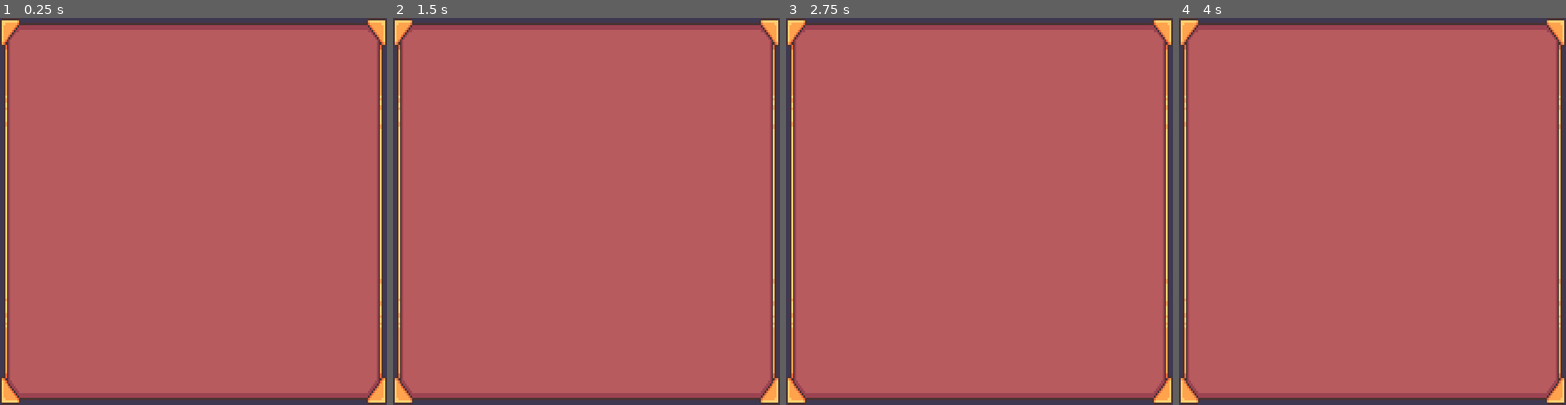
Above: before the commit, frames 1-4 (left to right).
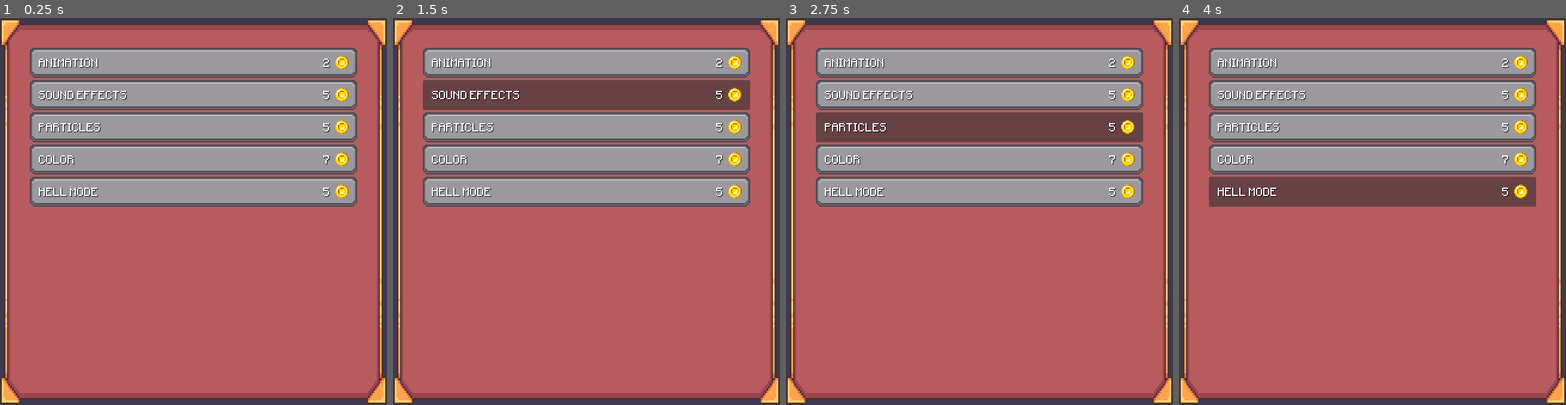
Above: after the commit, the same moments.

Repository: ofknee/the-messenger
Game: Godot game, scene res://scenes/shop.tscn
Two runs of this game, one before a commit and one after it. Both use one fixed random seed, a clock stepped at 60 frames per second and the inputs below. This scene is started directly instead of the project's main scene.
Inputs (mouse positions are in pixels of both pictures, inside the frame that each line leads up to):
- Up to frame 1 (0.25 s): no input
- Up to frame 2 (1.5 s): click (586, 64) at 0.5 s, where only the run after the commit has a clickable "ANIMATION"; click (586, 95) at 1.25 s, where only the run after the commit has a clickable "SOUND EFFECTS"
- Up to frame 3 (2.75 s): click (979, 126) at 2 s, where only the run after the commit has a clickable "PARTICLES"
- Up to frame 4 (4 s): click (1372, 161) at 2.75 s, where only the run after the commit has a clickable "COLOR"; click (1372, 192) at 3.5 s, where only the run after the commit has a clickable "HELL MODE"

The runs differ from the first frame. In frame 1, 33% of the frame differs, in the area x 7-93%, y 7-49%; in frame 2, 33%; in frame 3, 33%; in frame 4, 33%.

Commit message:
shop buttons

Diff:
--- a/project.godot
+++ b/project.godot
@@ -26,6 +26,7 @@
 window/size/mode=1
 window/stretch/mode="canvas_items"
 window/stretch/aspect="keep_width"
+window/defaults/default_clear_color=Color(0.3, 0.3, 0.3, 1)
 
 [editor_plugins]
 
--- a/resources/coin/basic_coin_anim.tres
+++ b/resources/coin/basic_coin_anim.tres
@@ -49,5 +49,5 @@
 }],
 "loop": 1,
 "name": &"coin",
-"speed": 10.0
+"speed": 5.0
 }]
--- a/resources/coin/level_two_coin_anim.tres
+++ b/resources/coin/level_two_coin_anim.tres
@@ -91,5 +91,5 @@
 }],
 "loop": 1,
 "name": &"default",
-"speed": 7.0
+"speed": 5.0
 }]
--- a/resources/tile_set.tres
+++ b/resources/tile_set.tres
@@ -2,8 +2,7 @@
 
 [ext_resource type="Texture2D" uid="uid://b3kqdss6qyo55" path="res://assets/environment/Kings and Pigs/Sprites/14-TileSets/Terrain (32x32).png" id="1_wvt7e"]
 [ext_resource type="Texture2D" uid="uid://cqtig7k460a5h" path="res://assets/environment/Kings and Pigs/Sprites/14-TileSets/Decorations (32x32).png" id="2_k764t"]
-[ext_resource type="PackedScene" uid="uid://17hcye60hs7t" path="res://resources/coin/coin1.tscn" id="2_xd6c0"]
-[ext_resource type="PackedScene" uid="uid://df3uu1104e8ns" path="res://resources/coin/coin2.tscn" id="3_51i6s"]
+[ext_resource type="PackedScene" uid="uid://cn6jvt04v4gms" path="res://scenes/coin.tscn" id="3_0naqh"]
 
 [sub_resource type="TileSetAtlasSource" id="TileSetAtlasSource_okeva"]
 resource_name = "BigBlocks"
@@ -235,11 +234,6 @@
 8:5/0 = 0
 8:5/0/physics_layer_0/polygon_0/points = PackedVector2Array(-16, -16, 16, -16, 16, 16, -16, 16)
 
-[sub_resource type="TileSetScenesCollectionSource" id="TileSetScenesCollectionSource_k764t"]
-resource_name = "coins"
-scenes/0/scene = ExtResource("2_xd6c0")
-scenes/1/scene = ExtResource("3_51i6s")
-
 [sub_resource type="TileSetAtlasSource" id="TileSetAtlasSource_0naqh"]
 resource_name = "MainDetails"
 texture = ExtResource("2_k764t")
@@ -283,6 +277,11 @@
 4:4/0 = 0
 5:4/0 = 0
 
+[sub_resource type="TileSetScenesCollectionSource" id="TileSetScenesCollectionSource_xd6c0"]
+resource_name = "yo idk what to name this"
+scenes/1/scene = ExtResource("3_0naqh")
+scenes/2/scene = ExtResource("3_0naqh")
+
 [resource]
 tile_size = Vector2i(32, 32)
 physics_layer_0/collision_layer = 1
@@ -293,4 +292,4 @@
 terrain_set_0/terrain_1/color = Color(0.77752095, 1.540184e-05, 0.5425594, 1)
 sources/0 = SubResource("TileSetAtlasSource_okeva")
 sources/3 = SubResource("TileSetAtlasSource_0naqh")
-sources/1 = SubResource("TileSetScenesCollectionSource_k764t")
+sources/5 = SubResource("TileSetScenesCollectionSource_xd6c0")
--- /dev/null
+++ b/scenes/pay_button.gd
@@ -0,0 +1,18 @@
+extends Button
+@export var price : int = 1
+#@export var thing : String = "EXAMPLE"
+@onready var price_display = $Price
+@onready var label = $Label
+
+# Called when the node enters the scene tree for the first time.
+func _ready() -> void:
+	setup()
+
+
+# Called every frame. 'delta' is the elapsed time since the previous frame.
+func _process(delta: float) -> void:
+	pass
+
+func setup():
+	label.text = name
+	price_display.text = str(price)
--- a/scenes/pay_button.tscn
+++ b/scenes/pay_button.tscn
@@ -2,6 +2,7 @@
 
 [ext_resource type="Texture2D" uid="uid://cx2m72tws2xe8" path="res://assets/ui/hand-drawn-panel.png" id="1_vqpxj"]
 [ext_resource type="FontFile" uid="uid://dqqerscdm1bn6" path="res://assets/ui/fonts/minecraftia (1)/Minecraftia-Regular.ttf" id="2_5dapr"]
+[ext_resource type="Script" uid="uid://ccdjeklhtnet7" path="res://scenes/pay_button.gd" id="2_cmjl1"]
 [ext_resource type="Texture2D" uid="uid://dvt6p0w7dnb63" path="res://assets/ui/coin.png" id="3_cmjl1"]
 
 [sub_resource type="StyleBoxTexture" id="StyleBoxTexture_43hlm"]
@@ -16,11 +17,14 @@
 custom_minimum_size = Vector2(0, 50)
 anchors_preset = 10
 anchor_right = 1.0
-offset_bottom = 20.0
+offset_right = -324.0
+offset_bottom = 50.0
 grow_horizontal = 2
+scale = Vector2(2, 2)
 theme_override_styles/normal = SubResource("StyleBoxTexture_43hlm")
+script = ExtResource("2_cmjl1")
 
-[node name="RichTextLabel" type="RichTextLabel" parent="." unique_id=1114800284]
+[node name="Label" type="RichTextLabel" parent="." unique_id=1114800284]
 layout_mode = 1
 anchors_preset = 4
 anchor_top = 0.5
@@ -39,7 +43,7 @@
 autowrap_mode = 0
 vertical_alignment = 1
 
-[node name="RichTextLabel2" type="RichTextLabel" parent="." unique_id=1391356930]
+[node name="Price" type="RichTextLabel" parent="." unique_id=1391356930]
 layout_mode = 1
 anchors_preset = 6
 anchor_left = 1.0
@@ -62,7 +66,7 @@
 horizontal_alignment = 2
 vertical_alignment = 1
 
-[node name="TextureRect2" type="TextureRect" parent="." unique_id=1450887823]
+[node name="CoinIcon" type="TextureRect" parent="." unique_id=1450887823]
 modulate = Color(1.0737633, 1.0737633, 1.0737633, 1)
 custom_minimum_size = Vector2(14, 14)
 layout_mode = 1
--- a/scenes/shop.tscn
+++ b/scenes/shop.tscn
@@ -1,6 +1,7 @@
 [gd_scene format=3 uid="uid://53o77c38bxyc"]
 
 [ext_resource type="Texture2D" uid="uid://c2pksn2gtmda8" path="res://assets/ui/Complete_UI_Book_Styles_Pack_Free_v1.0 2/01_TravelBookLite/Sprites/UI_TravelBook_BookCover01a.png" id="1_lx5au"]
+[ext_resource type="PackedScene" uid="uid://vpnklqxmedca" path="res://scenes/pay_button.tscn" id="2_xfvoa"]
 
 [node name="Shop" type="Control" unique_id=823807057]
 layout_mode = 3
@@ -29,5 +30,34 @@
 grow_horizontal = 2
 grow_vertical = 2
 
-[node name="VBoxContainer" type="VBoxContainer" parent="ScrollContainer" unique_id=1643178641]
+[node name="MarginContainer" type="MarginContainer" parent="ScrollContainer" unique_id=575001956]
 layout_mode = 2
+size_flags_horizontal = 3
+size_flags_vertical = 3
+theme_override_constants/margin_left = 50
+theme_override_constants/margin_top = 50
+theme_override_constants/margin_right = 50
+theme_override_constants/margin_bottom = 50
+
+[node name="VBoxContainer" type="VBoxContainer" parent="ScrollContainer/MarginContainer" unique_id=1643178641]
+layout_mode = 2
+
+[node name="ANIMATION" parent="ScrollContainer/MarginContainer/VBoxContainer" unique_id=1763438241 instance=ExtResource("2_xfvoa")]
+layout_mode = 2
+price = 2
+
+[node name="SOUND EFFECTS" parent="ScrollContainer/MarginContainer/VBoxContainer" unique_id=895757374 instance=ExtResource("2_xfvoa")]
+layout_mode = 2
+price = 5
+
+[node name="PARTICLES" parent="ScrollContainer/MarginContainer/VBoxContainer" unique_id=1964785691 instance=ExtResource("2_xfvoa")]
+layout_mode = 2
+price = 5
+
+[node name="COLOR" parent="ScrollContainer/MarginContainer/VBoxContainer" unique_id=787159581 instance=ExtResource("2_xfvoa")]
+layout_mode = 2
+price = 7
+
+[node name="HELL MODE" parent="ScrollContainer/MarginContainer/VBoxContainer" unique_id=1236946975 instance=ExtResource("2_xfvoa")]
+layout_mode = 2
+price = 5
Not shown, added: scenes/pay_button.gd.uid
